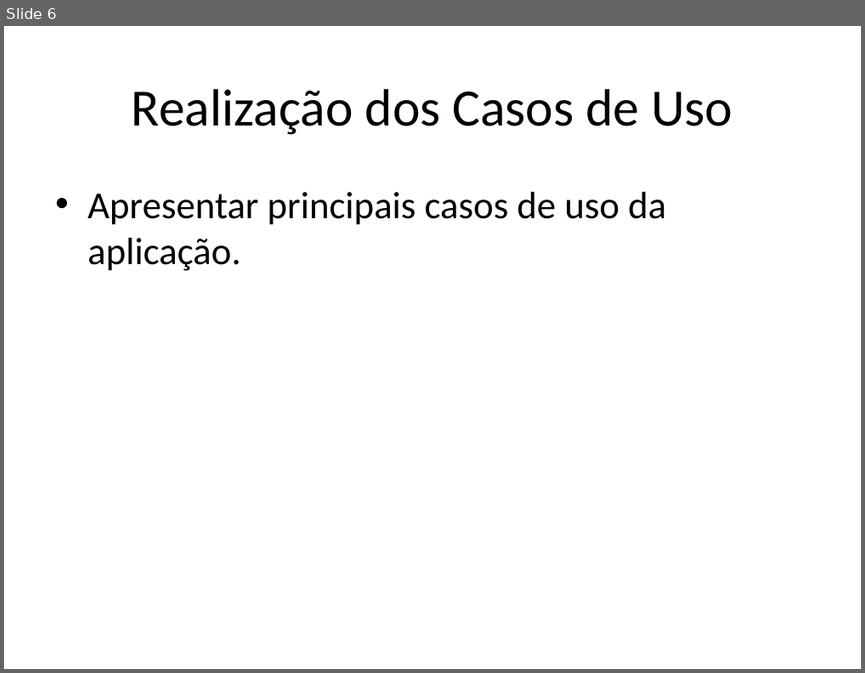
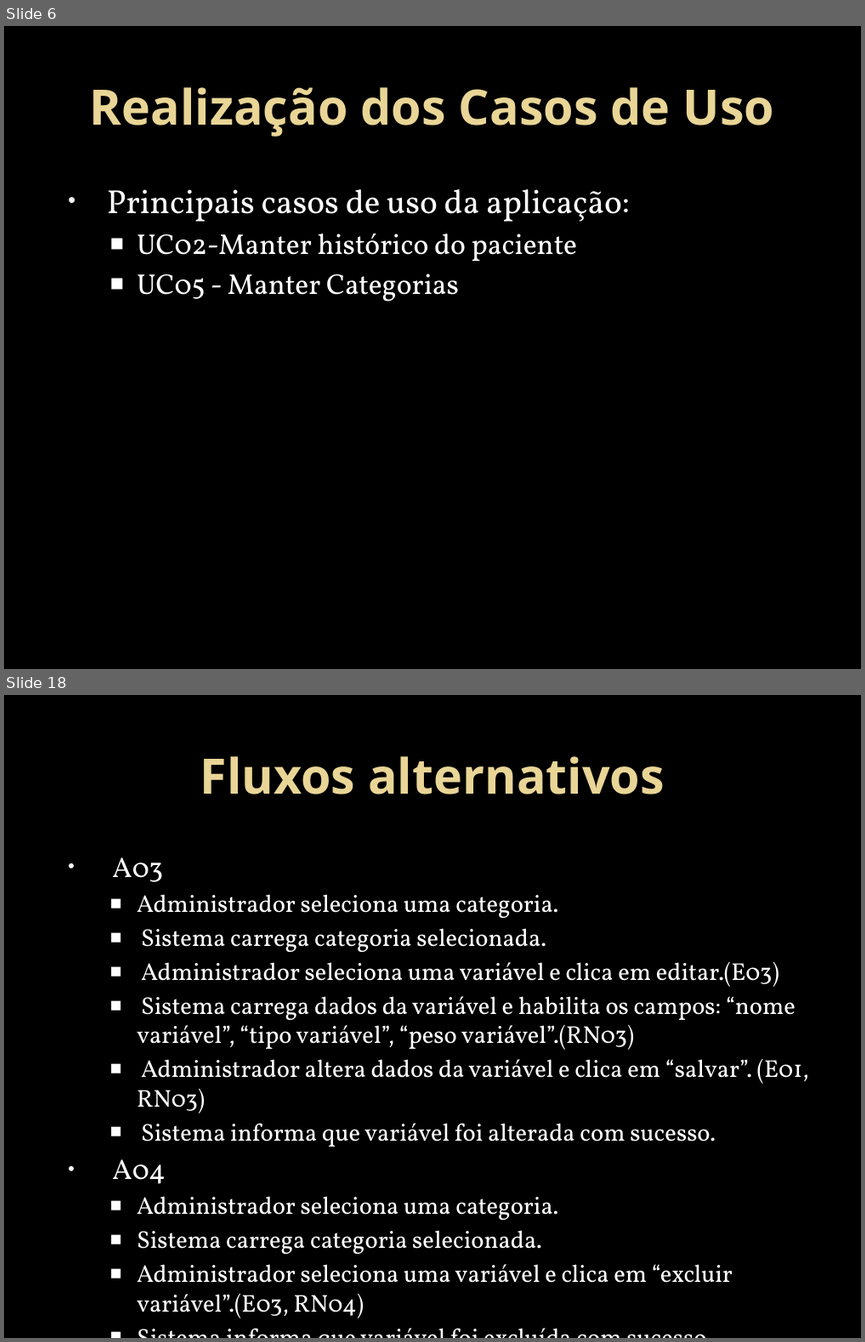
Before and after one commit to HamiltonSantos/FisioDiag, a slide deck: Análise/ApresentacaoAnalise.pptx. Shown one above the other, each under a label of ours: slide 6 before the commit, slides 6 and 18 after it; the slides between them are not shown. The pictures are 865x673 and 865x1342 pixels, drawn with LibreOffice and Linux fonts; fonts in the diff are those of the drawing; background and template pictures are left out. Boxes give left, top, right and bottom in pixels: in the first picture for what was removed or moved away, otherwise in the second. Text is boxed around its words. In the diff, an @@ line names an element or a change of style, - is before the commit and + after.

Commit message:
alteraçao da apresentaçao
alteraçao da apresentaçao!

```diff
--- a/Análise/ApresentacaoAnalise.pptx
+++ b/Análise/ApresentacaoAnalise.pptx
@@ slide 18 added at (x1=4, y1=695, x2=861, y2=1338), background picture (left out) @@
@@ title added at (x1=200, y1=756, x2=664, y2=794), 41 pt, text gradient #EAD696 to #E7D081, bold @@
+Fluxos alternativos
@@ text added at (x1=112, y1=857, x2=809, y2=1282), 20.4 pt, text #FFFFFF @@
+• A03
+  ■ Administrador seleciona uma categoria.
+  ■ Sistema carrega categoria selecionada.
+  ■ Administrador seleciona uma variável e clica em editar.(E03)
+  ■ Sistema carrega dados da variável e habilita os campos: “nome variável”, “tipo variável”, “peso variável”.(RN03)
+  ■ Administrador altera dados da variável e clica em “salvar”. (E01, RN03)
+  ■ Sistema informa que variável foi alterada com sucesso.
+• A04
+  ■ Administrador seleciona uma categoria.
+  ■ Sistema carrega categoria selecionada.
+  ■ Administrador seleciona uma variável e clica em “excluir variável”.(E03, RN04)
+  ■ Sistema informa que variável foi excluída com sucesso.
@@ slide 6 changed as well @@
@@ background #FFFFFF to picture (left out) @@
@@ title "Realização dos Casos de Uso" at (x1=90, y1=87, x2=774, y2=136): size 44 to 41 pt, font Calibri to Noto Sans, text colour #000000 to gradient #EAD696 to #E7D081, bold on @@
@@ text at (x1=107, y1=189, x2=630, y2=301): text changed; size 32 to 24 pt; font Calibri to Vollkorn; text colour #000000 to #FFFFFF @@
-• Apresentar principais casos de uso da aplicação.
+• Principais casos de uso da aplicação:
+  ■ UC02-Manter histórico do paciente
+  ■ UC05 - Manter Categorias
```
Also in this commit, not shown: 6 other slides changed, 15 other slides added, 1 slide removed, 1 other file.
